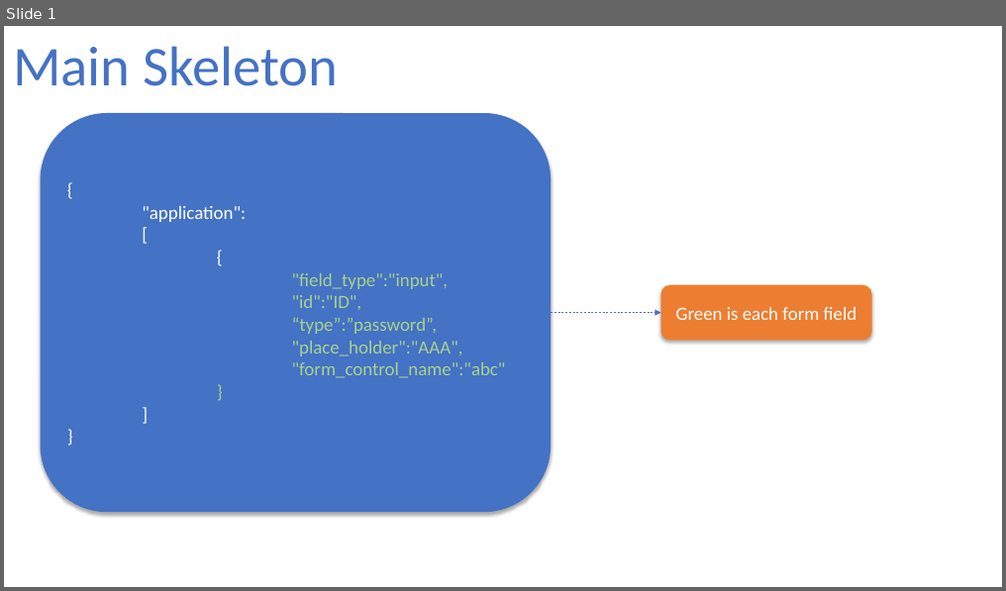
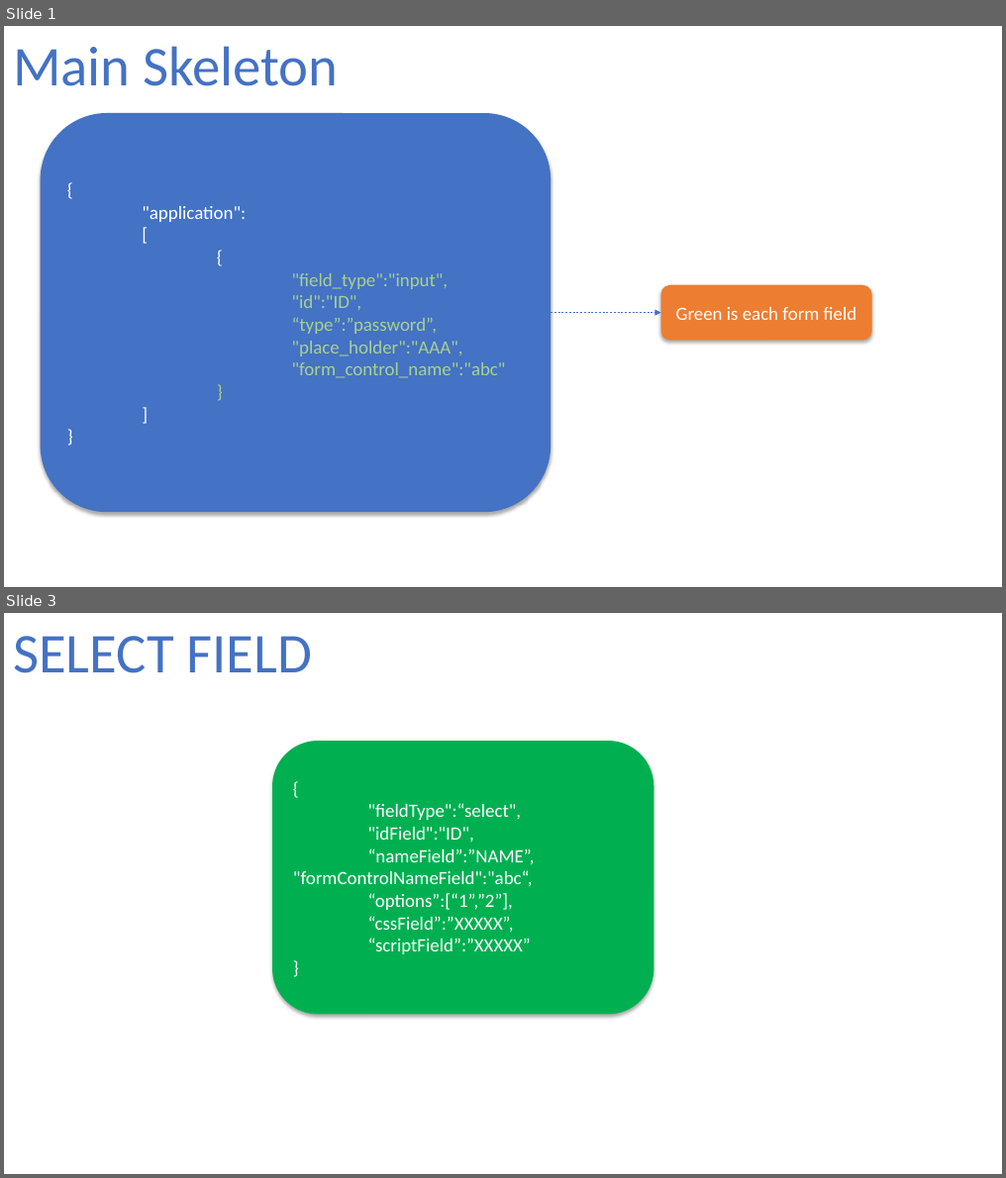
Before and after one commit to fxanhkhoa/Generator_ReactiveForm, a slide deck: Documents/design/JsonForField.pptx. Shown one above the other, each under a label of ours: slide 1 before the commit, slides 1 and 3 after it; the slides between them are not shown. The pictures are 1006x591 and 1006x1178 pixels, drawn with LibreOffice and Linux fonts; fonts in the diff are those of the drawing. Boxes give left, top, right and bottom in pixels: in the first picture for what was removed or moved away, otherwise in the second. Text is boxed around its words. In the diff, an @@ line names an element or a change of style, - is before the commit and + after.

Commit message:
doing select form

```diff
--- a/Documents/design/JsonForField.pptx
+++ b/Documents/design/JsonForField.pptx
@@ slide 3 added at [4, 613, 1002, 1174], background #FFFFFF @@
@@ text added at [13, 636, 313, 673], 54 pt, text #4472C4 @@
+SELECT FIELD
@@ rounded rectangle added at [272, 741, 654, 1015], fill #00B050, 18 pt, text #FFFFFF @@
+{
+"fieldType":“select",
+"idField":"ID",
+“nameField”:”NAME”, "formControlNameField":"abc“,
+“options”:[“1”,”2”],
+“cssField”:”XXXXX”,
+“scriptField”:”XXXXX”
+}
```
Also in this commit, not shown: 1 slide changed, 1 other slide added, 3 other files.
